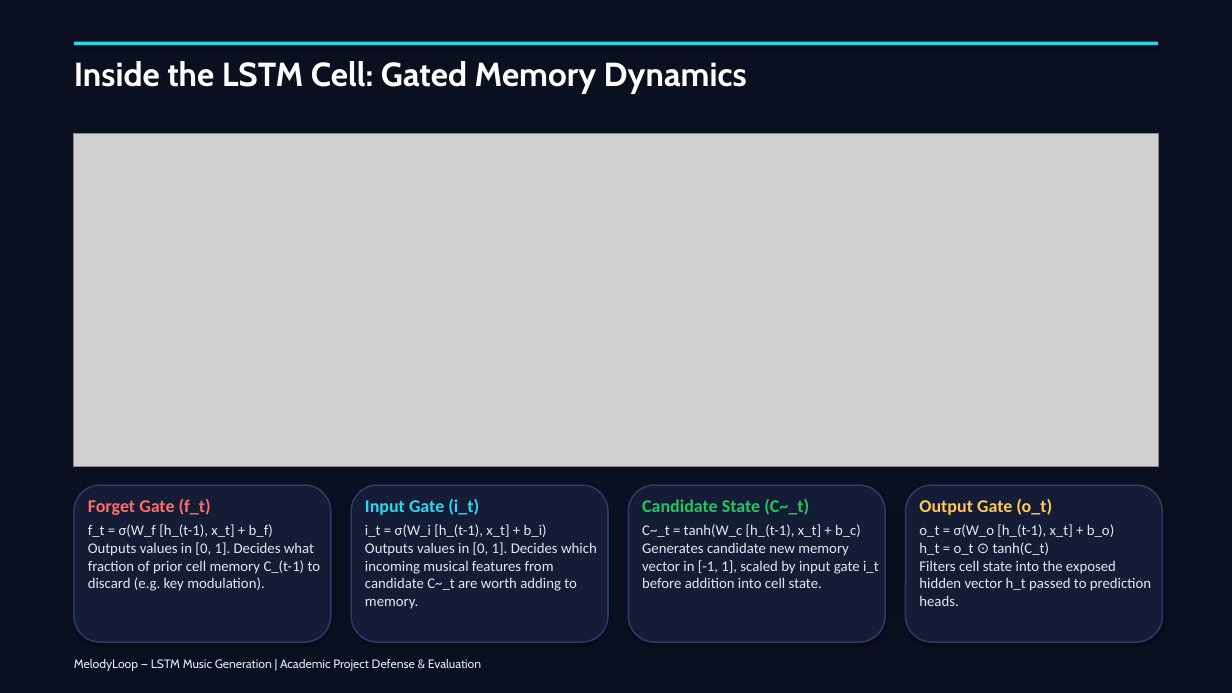
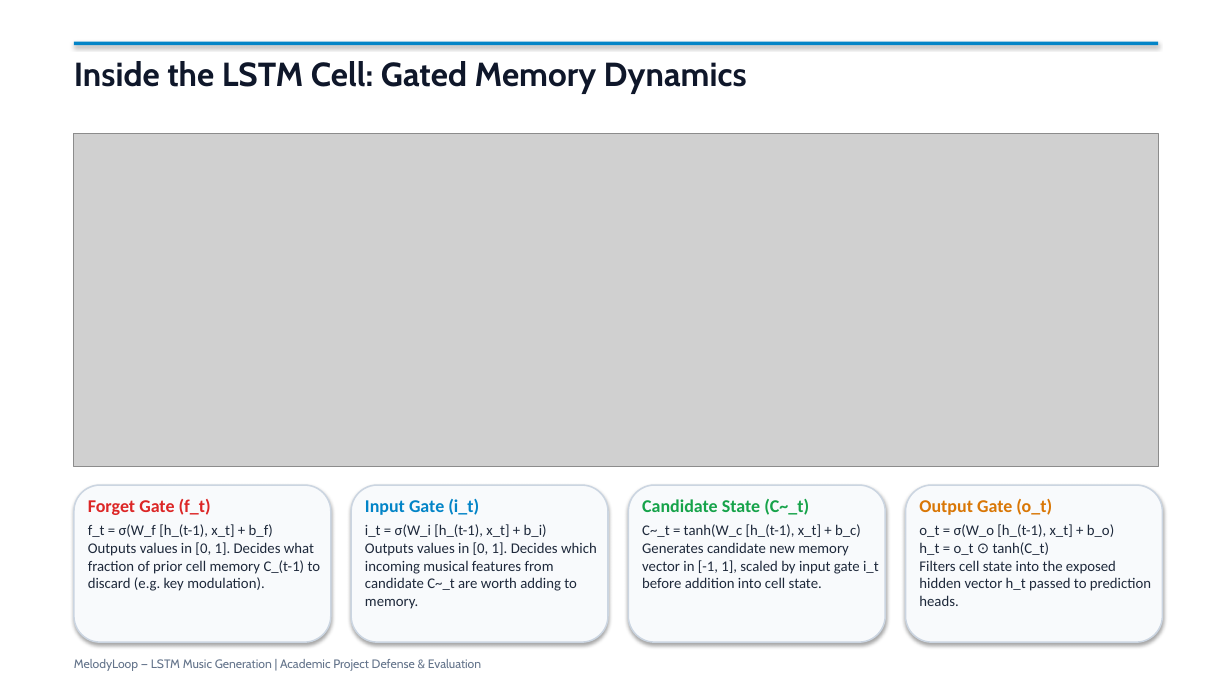
Before and after one commit to Pankaj-Jhajhria/Music-Generation-using-LSTM-MelodyLoop-, a slide deck: slide 11 of MelodyLoop_Presentation_Professional.pptx. Drawn at 1232x693 pixels with LibreOffice and Linux fonts; fonts in the diff are those of the drawing; grey boxes stand for pictures. Boxes give left, top, right and bottom in pixels: in the first picture for what was removed or moved away, otherwise in the second. Text is boxed around its words. In the diff, an @@ line names an element or a change of style, - is before the commit and + after.

Commit message:
feat(presentation): Transform presentation deck to clean academic white background theme

```diff
--- a/MelodyLoop_Presentation_Professional.pptx
+++ b/MelodyLoop_Presentation_Professional.pptx
@@ rectangle at (0, 0, 1232, 693): fill #0B1020 to #FFFFFF @@
@@ text "Inside the LSTM Cell: Gated ..." at (74, 61, 747, 94): text colour #FFFFFF to #0F172A @@
@@ rectangle at (74, 42, 1158, 45): fill #26D9F1 to #0284C7 @@
@@ text "Forget Gate (f_t)" at (88, 499, 321, 591): text colour #FF6B6B to #DC2626 in "Forget Gate (f_t)"; text colour #E2E8F0 to #1E293B in "f_t = σ(W_f [h_(t-1), x_t] + b_f) ..." @@
@@ text "Input Gate (i_t)" at (365, 499, 597, 609): text colour #26D9F1 to #0284C7 in "Input Gate (i_t)"; text colour #E2E8F0 to #1E293B in "i_t = σ(W_i [h_(t-1), x_t] + b_i) ..." @@
@@ text "Candidate State (C~_t)" at (642, 499, 879, 588): text colour #22C55E to #16A34A in "Candidate State (C~_t)"; text colour #E2E8F0 to #1E293B in "C~_t = tanh(W_c [h_(t-1), x_t] + b_c) ..." @@
@@ fill #151D36 to #F8FAFC; outline #2A3B6A 1.2 pt to #CBD5E1 1.2 pt in 4 elements at (74, 485, 331, 642), (351, 485, 608, 642), (628, 485, 885, 642), (906, 485, 1163, 642) @@
@@ text "Output Gate (o_t)" at (919, 499, 1151, 606): text colour #FFC857 to #D97706 in "Output Gate (o_t)"; text colour #E2E8F0 to #1E293B in "o_t = σ(W_o [h_(t-1), x_t] + b_o) ..." @@
@@ text "MelodyLoop — LSTM Music Generation ..." at (74, 659, 481, 671): text colour #E2E8F0 to #64748B @@
```
Also in this commit, not shown: 16 other slides changed, 3 other files.
